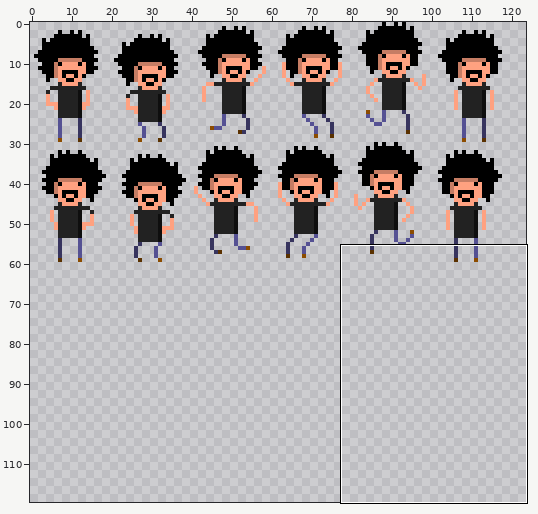
Edited in one commit: sprite sheet (game/new/playersprite2.png). Above, an overview of the earlier version with the close-up marked.
Close-up. Before:
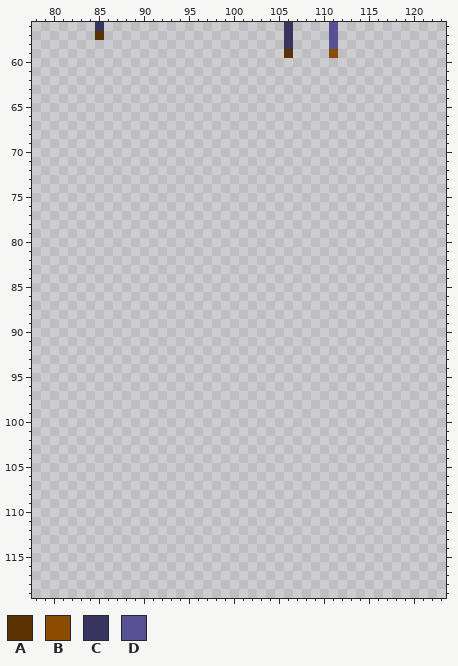
The file is 180x120 pixels. Shown: x 78..123, y 56..119. The wide view leaves out empty margins.
Palette (. is transparent): A #5a3100  B #8c4c00  C #37345e  D #555193
Pixels before (only the part around the change), first column x 78:
 56 .......C....................C....D............
 57 .......A....................C....D............
 58 ............................C....D............
 59 ............................A....B............
 60 ..............................................
 61 ..............................................
 62 ..............................................
 63 ..............................................
 64 ..............................................
 65 ..............................................
 66 ..............................................
 67 ..............................................
 68 ..............................................
 69 ..............................................
 70 ..............................................
 71 ..............................................
 72 ..............................................
 73 ..............................................
 74 ..............................................
 75 ..............................................
 76 ..............................................
 77 ..............................................
 78 ..............................................
 79 ..............................................
 80 ..............................................
 81 ..............................................
 82 ..............................................
 83 ..............................................
 84 ..............................................
 85 ..............................................
 86 ..............................................
 87 ..............................................
 88 ..............................................
 89 ..............................................
 90 ..............................................
 91 ..............................................
 92 ..............................................
 93 ..............................................
 94 ..............................................
 95 ..............................................
 96 ..............................................
 97 ..............................................
 98 ..............................................
 99 ..............................................
100 ..............................................
101 ..............................................
102 ..............................................
103 ..............................................
104 ..............................................
105 ..............................................
106 ..............................................
107 ..............................................
108 ..............................................
109 ..............................................
110 ..............................................
111 ..............................................
112 ..............................................
113 ..............................................
114 ..............................................
115 ..............................................
116 ..............................................
117 ..............................................
118 ..............................................
119 ..............................................
And afterwards:
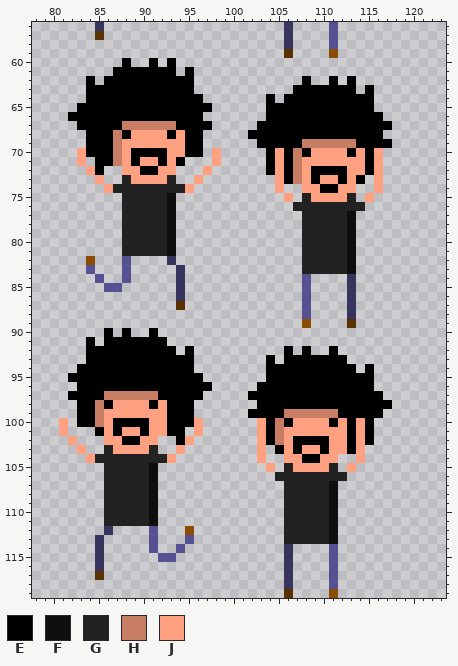
Colours new in this view: E #000000  F #0e0e0e  G #222222  H #c67d64  J #ffa180
The edit:
Changed rows in their new state; - is an unchanged pixel.
first column x 81:
 60 -------E--E-E------------------------
 61 ------EEEEEEE-E----------------------
 62 ---E-EEEEEEEEEE------------E--E-E----
 63 ---EEEEEEEEEEEE-----------EEEEEEE-E--
 64 ---EEEEEEEEEEEEE-------E-EEEEEEEEEE--
 65 --EEEEEEEEEEEEEEE------EEEEEEEEEEEE--
 66 -EEEEEEEEEEEEEEE-------EEEEEEEEEEEEE-
 67 --EEEEEHHHHHHEEEE-----EEEEEEEEEEEEEEE
 68 ---EEEHEJJJJEJEE-----EEEEEEEEEEEEEEE-
 69 ---EEEHJJJJJJJEE------EEEEEHHHHHHEEEE
 70 --JEEEHJEEEEJJEE-J-----EJEHEJJJJEJEJ-
 71 --J-EEHJEJJEJE---J-----EJEHJJJJJJJEJ-
 72 ---JE--JJEEJJ---J------EJEHJEEEEJJEJ-
 73 ----J--GJJJJG--J--------JEHJEJJEJE-J-
 74 -----JGGGGGGGGJ---------J--JJEEJJ--J-
 75 -------GGGGGF------------J-GJJJJG-J--
 76 -------GGGGGF-------------GGGGGGGG---
 77 -------GGGGGF--------------GGGGGF----
 78 -------GGGGGF--------------GGGGGF----
 79 -------GGGGGF--------------GGGGGF----
 80 -------GGGGGF--------------GGGGGF----
 81 -------GGGGGF--------------GGGGGF----
 82 ---B---D----C--------------GGGGGF----
 83 ---D---D-----C-------------GGGGGF----
 84 ----D--D-----C-------------D----C----
 85 -----DD------C-------------D----C----
 86 -------------C-------------D----C----
 87 -------------A-------------D----C----
 88 ---------------------------D----C----
 89 ---------------------------B----A----
 90 -----E-E--E--------------------------
 91 ---E-EEEEEEE-------------------------
 92 ---EEEEEEEEEE-E----------E-E--E------
 93 ---EEEEEEEEEEEE--------E-EEEEEEE-----
 94 --EEEEEEEEEEEEE--------EEEEEEEEEE-E--
 95 -EEEEEEEEEEEEEEE-------EEEEEEEEEEEE--
 96 --EEEEEEEEEEEEEEE-----EEEEEEEEEEEEE--
 97 -EEEEHHHHHHEEEEE-----EEEEEEEEEEEEEEE-
 98 --EEHEJJJJEJEEE-------EEEEEEEEEEEEEEE
 99 --EEHJJJJJJJEEE------EEEEHHHHHHEEEEE-
100 J-EEHJEEEEJJEEEJ------JEHEJJJJEJEJE--
101 J---EJEJJEJJEE-J------JEHJJJJJJJEJE--
102 -J---JJEEJJ--EJ-------JEHJEEEEJJEJE--
103 --J--GJJJJG--J--------J-EJEJJEJJEJ---
104 ---JGGGGGGGGJ---------J--JJEEJJ--J---
105 -----GGGGGF------------J-GJJJJG-J----
106 -----GGGGGF-------------GGGGGGGG-----
107 -----GGGGGF--------------GGGGGF------
108 -----GGGGGF--------------GGGGGF------
109 -----GGGGGF--------------GGGGGF------
110 -----GGGGGF--------------GGGGGF------
111 -----GGGGGF--------------GGGGGF------
112 -----C----D---B----------GGGGGF------
113 ----C-----D---D----------GGGGGF------
114 ----C-----D--D-----------C----D------
115 ----C------DD------------C----D------
116 ----C--------------------C----D------
117 ----A--------------------C----D------
118 -------------------------C----D------
119 -------------------------A----B------
